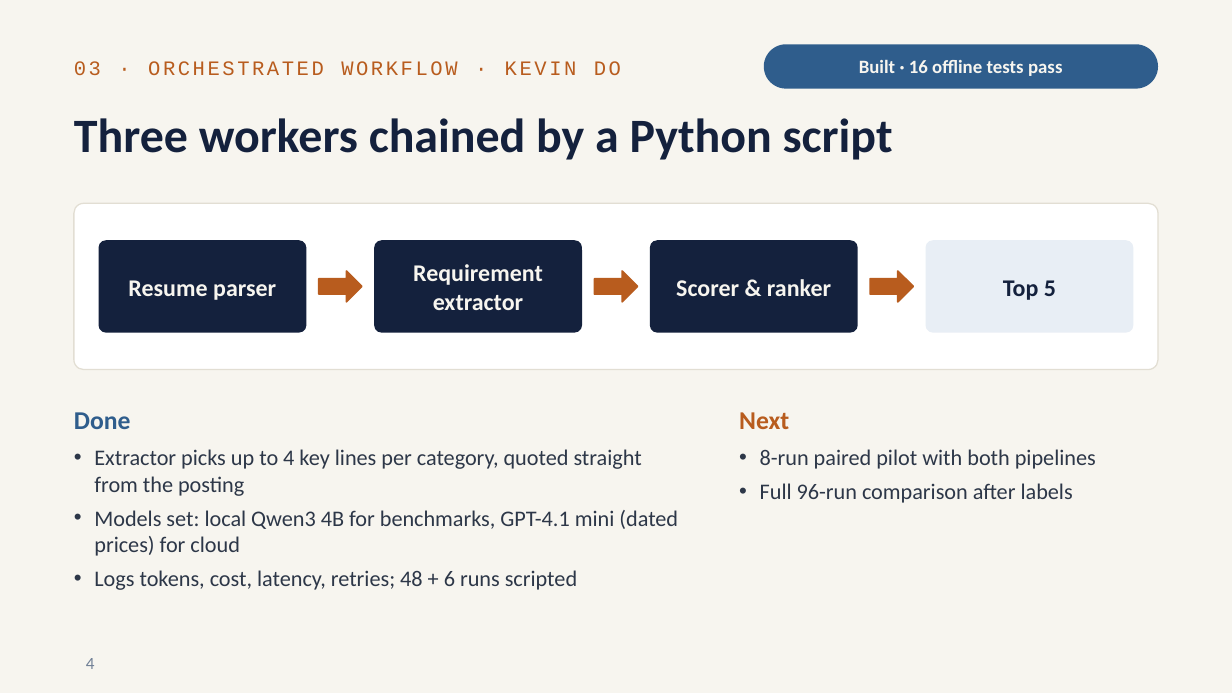
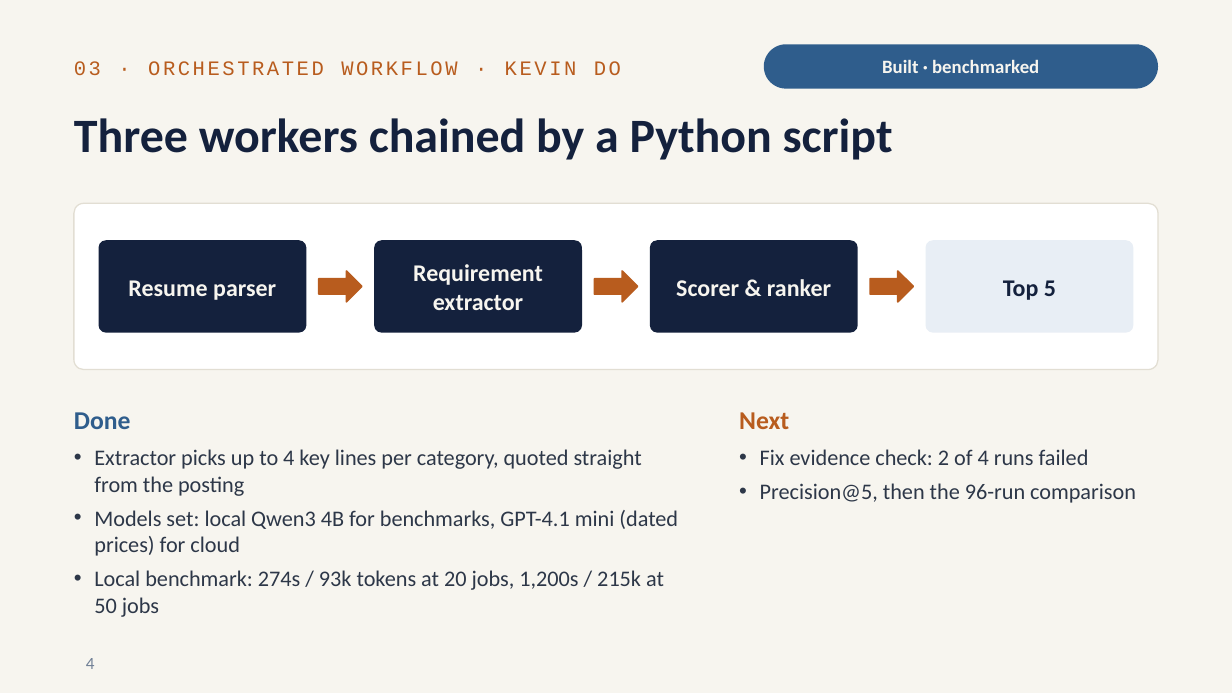
Before and after one commit to RitvikNeerattil/agentic_resume_matcher, a slide deck: slide 4 of progress_update_2026-10.pptx. Drawn at 1232x693 pixels with LibreOffice and Linux fonts; fonts in the diff are those of the drawing. Boxes give left, top, right and bottom in pixels: in the first picture for what was removed or moved away, otherwise in the second. Text is boxed around its words. In the diff, an @@ line names an element or a change of style, - is before the commit and + after.

```diff
--- a/progress_update_2026-10.pptx
+++ b/progress_update_2026-10.pptx
@@ text in rounded rectangle at (x1=882, y1=60, x2=1039, y2=73): text changed @@
-Built · 16 offline tests pass
+Built · benchmarked
@@ text at (x1=760, y1=449, x2=1136, y2=503): text changed @@
-• 8-run paired pilot with both pipelines
-• Full 96-run comparison after labels
+• Fix evidence check: 2 of 4 runs failed
+• Precision@5, then the 96-run comparison
@@ text at (x1=94, y1=570, x2=664, y2=617): text changed @@
-• Logs tokens, cost, latency, retries; 48 + 6 runs scripted
+• Local benchmark: 274s / 93k tokens at 20 jobs, 1,200s / 215k at 50 jobs
```
Also in this commit, not shown: 2 other slides changed, 1 slide added, 5 other files.
